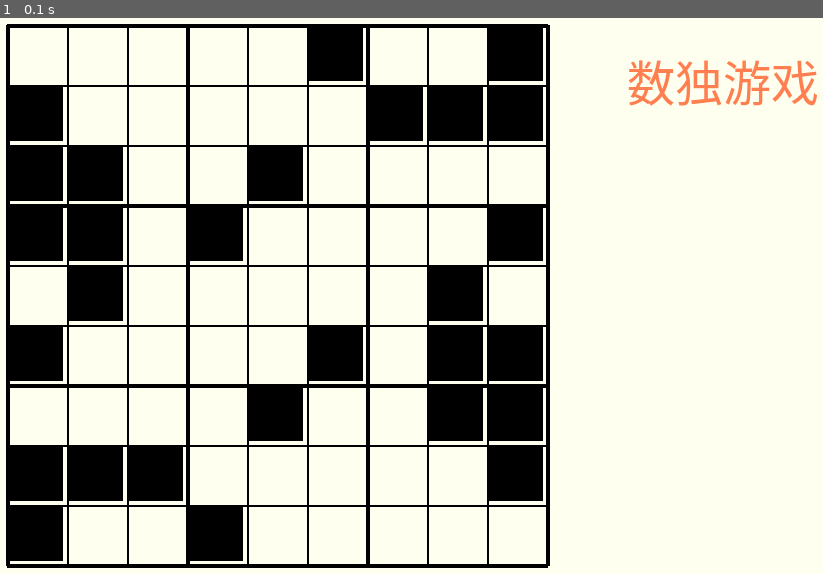
Above: before the commit, frame 1.
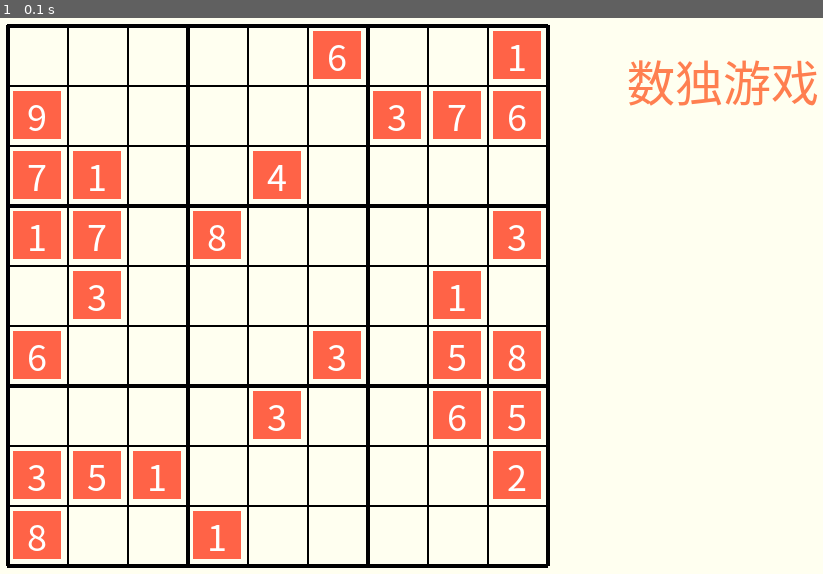
Above: after the commit, the same moment.

Repository: seancheng33/PygameProject
Game: pygame game, started from sudoku/Sudoku.py
The game is run twice, just before and just after one commit, with the same random seed, the same clock (stepped at 60 frames per second) and the same inputs.
Inputs:
- Up to frame 1 (0.1 s): no input

The runs differ from the first frame. In frame 1, 18% of the frame differs, in the area x 1-66%, y 1-98%.

Commit message:
基本游戏初始绘制功能完成

Diff:
--- a/sudoku/SetVar.py
+++ b/sudoku/SetVar.py
@@ -56,8 +56,9 @@
         # 指定字体的路径，以下方法仅在window下有效
         # 后续再考虑如何判断该路径在mac和linux下显示不同的系统字体，理论很简单，用sys.version即可判断是windows还是linux，还是mac
         self.FONTPATH = 'c:/windows/Fonts/SimHei.ttf'
-        self.TITLEFONT = pygame.font.Font(self.FONTPATH, 48)
-        self.TEXTFONT = pygame.font.Font(self.FONTPATH, 24)
+        self.TITLEFONT = pygame.font.Font(self.FONTPATH, 48)  # 游戏标题用的字体大小
+        self.TEXTFONT = pygame.font.Font(self.FONTPATH, 24)  # 一般文字用的字体大小
+        self.TILEFONT = pygame.font.Font(self.FONTPATH, 36)  # 贴片元素用的字体大小
 
 
     # 关闭游戏函数，监控关闭窗口
--- a/sudoku/Sudoku.py
+++ b/sudoku/Sudoku.py
@@ -17,7 +17,7 @@
 
     pygame.init()
     screen = pygame.display.set_mode((setting.SCREEN_WIDTH, setting.SCREEN_HEIGHT))
-    pygame.display.set_caption('数独游戏 —— 基于PyGame的实现 version 0.6')
+    pygame.display.set_caption('数独游戏 —— 基于PyGame的实现 version 0.8')
 
     gameArray = setting.game_data_load()
     print(gameArray)
--- a/sudoku/game_draw.py
+++ b/sudoku/game_draw.py
@@ -22,6 +22,7 @@
             lineW = 4
         else:
             lineW = 2
+
         pygame.draw.line(screen, setting.COLOR_DICT['black'], (setting.TILE_SIZE * i + 30, 30),
                          (setting.TILE_SIZE * i + 30, 570), lineW)
         pygame.draw.line(screen, setting.COLOR_DICT['black'], (30, setting.TILE_SIZE * i + 30),
@@ -33,12 +34,22 @@
     screen.blit(titleText, titleRect)
 
 
-def draw_tile(screen, start_posx, start_posy, tile_width, tile_height):
-    pygame.draw.rect(screen, setting.COLOR_DICT['black'], (start_posx, start_posy, tile_width, tile_height))
+def draw_tile(screen, color, start_posx, start_posy, tile_width, tile_height):
+    # 将这个rect给return出去，是为了方便下面的文字可以获取这个rect的信息，做对齐用
+    return pygame.draw.rect(screen, color, (start_posx, start_posy, tile_width, tile_height))
 
 
 def draw_gameArray(screen,gameArray):
     for row in range(len(gameArray)):
         for col in range(len(gameArray[row])):
             if gameArray[row][col] != '0':
-                draw_tile(screen, 60*col+30, 60*row+30, 56, 56)
+                # 这里是绘制非空的元素的贴片
+                tile = draw_tile(screen, setting.COLOR_DICT['tomato'], 60*col+30+6, 60*row+30+6, 48, 48)
+                text = setting.TILEFONT.render(gameArray[row][col], True, setting.COLOR_DICT['white'])
+                textRect = text.get_rect()
+                # textRect.topleft = 60*col+30+16, 60*row+30+16
+                textRect.center = tile.center
+                screen.blit(text, textRect)
+            else:
+                # 这里是绘制元素为零的贴片
+                tile = draw_tile(screen, setting.COLOR_DICT['ivory'], 60 * col + 30 + 6, 60 * row + 30 + 6, 48, 48)
